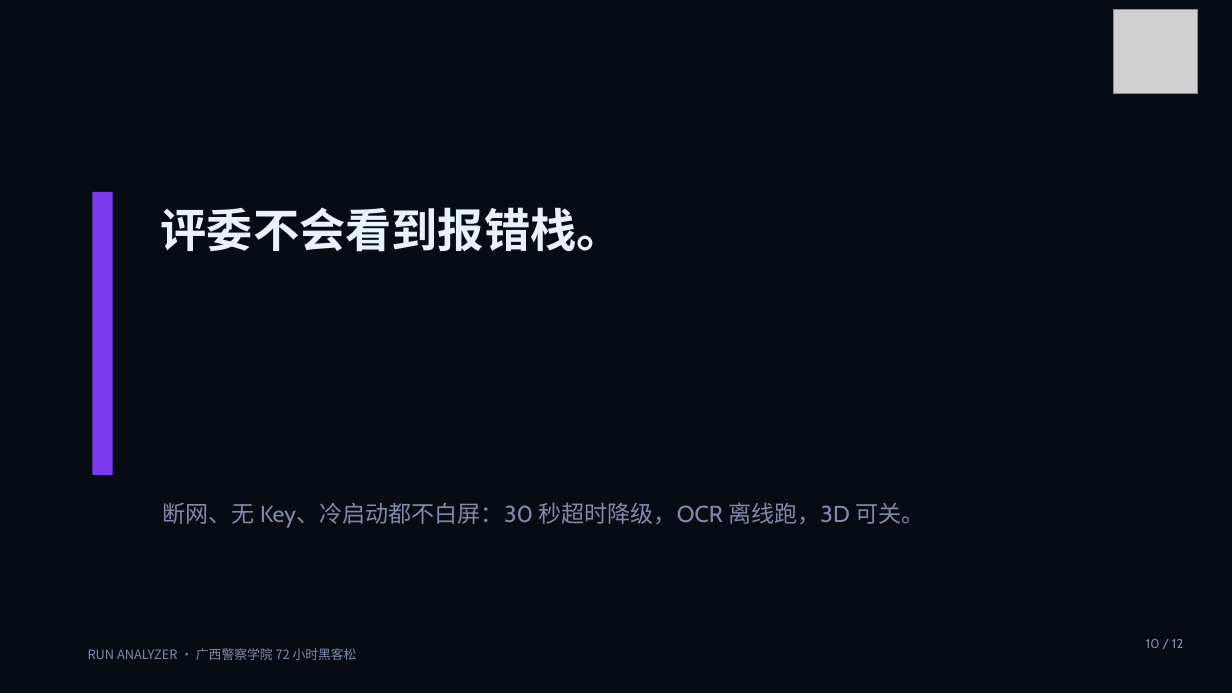
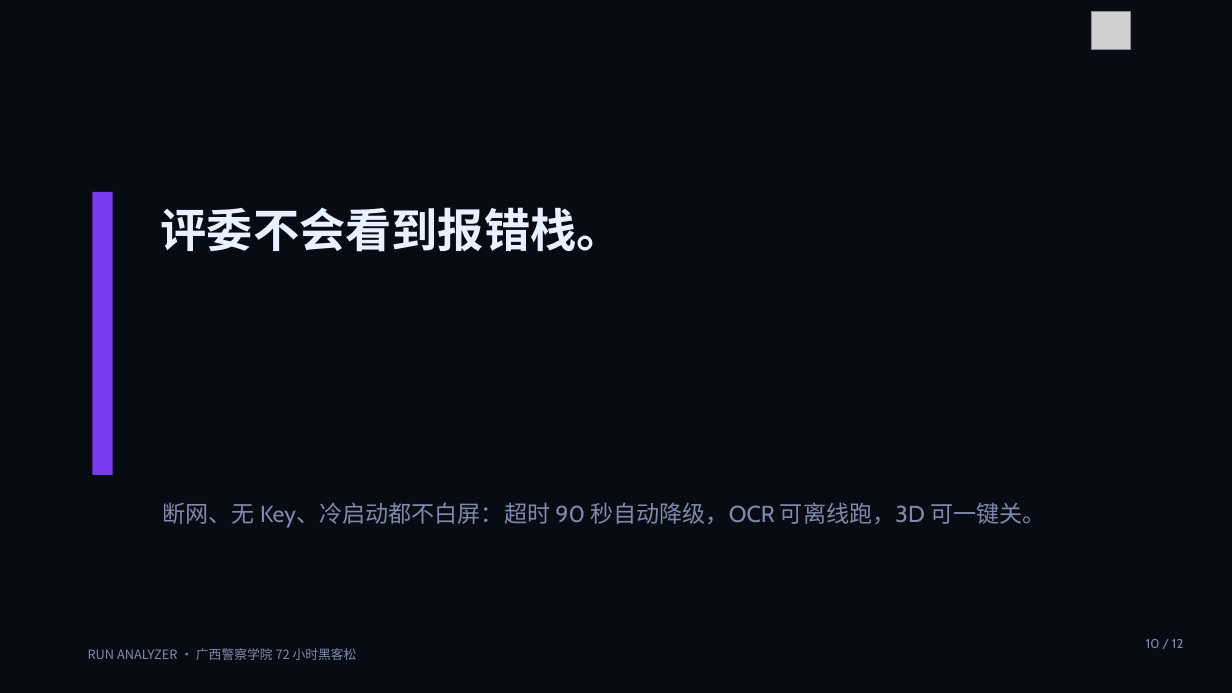
Before and after one commit to www0255/run.analyzer, a slide deck: slide 10 of hackathon/答辩多页PPT-dsh.pptx. Drawn at 1232x693 pixels with LibreOffice and Linux fonts; fonts in the diff are those of the drawing; grey boxes stand for pictures. Boxes give left, top, right and bottom in pixels: in the first picture for what was removed or moved away, otherwise in the second. Text is boxed around its words. In the diff, an @@ line names an element or a change of style, - is before the commit and + after.

```diff
--- a/hackathon/答辩多页PPT-dsh.pptx
+++ b/hackathon/答辩多页PPT-dsh.pptx
@@ picture: place and size @@
-picture at (1114,9,1198,93)
+picture at (1092,11,1130,50)
@@ text at (163,502,1045,528): text changed @@
-断网、无 Key、冷启动都不白屏：30 秒超时降级，OCR 离线跑，3D 可关。
+断网、无 Key、冷启动都不白屏：超时 90 秒自动降级，OCR 可离线跑，3D 可一键关。
```
Also in this commit, not shown: 10 other slides changed, 1 slide added, 1 slide removed, 24 other files.
